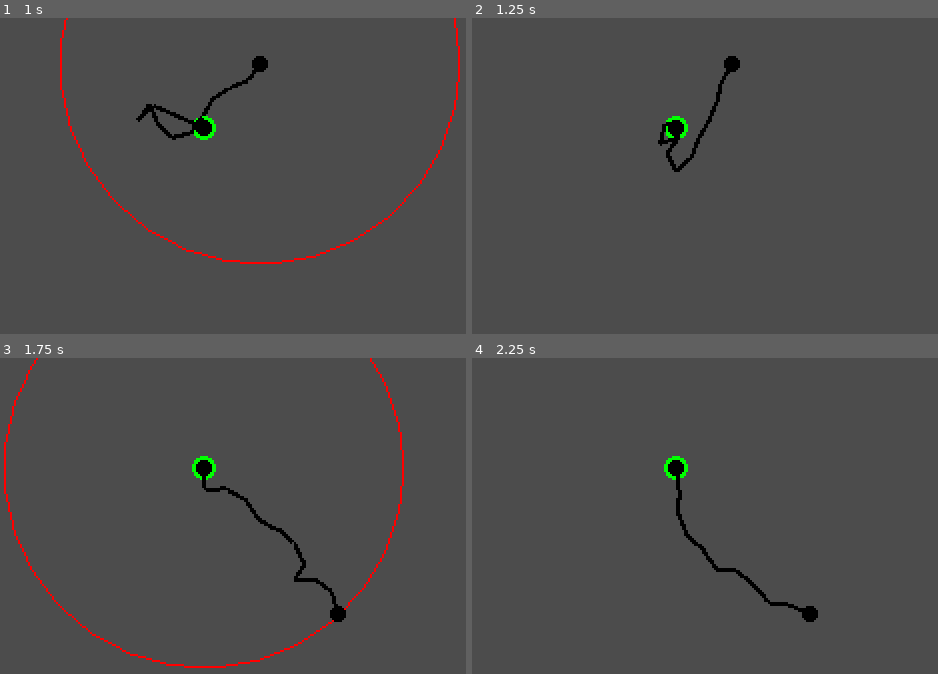
Above: before the commit, frames 1-4 (two rows, left to right).
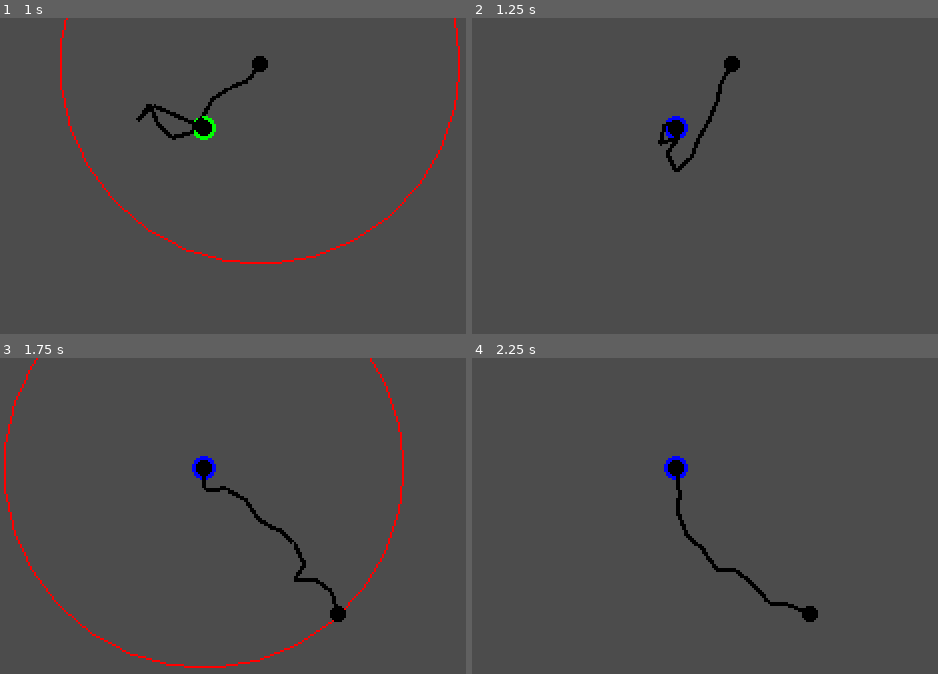
Above: after the commit, the same moments.

Repository: leogeier/faraday-uncaged
Game: Godot game, scene res://scenes/leo_test_scene.tscn
Same seed, same stepped clock (60 frames per second), same inputs: the game is played once before the commit and once after it.
Inputs (mouse positions are in pixels of both pictures, inside the frame that each line leads up to):
- Up to frame 1 (1 s): drag from (60, 65) to (205, 128) at 0.52 s
- Up to frame 2 (1.25 s): no input
- Up to frame 3 (1.75 s): drag from (260, 405) to (358, 639) at 1.27 s
- Up to frame 4 (2.25 s): move the mouse to (outside the picture) at 2.02 s; click (outside the picture) at 2.17 s

Frame 1 is identical in both runs. In frame 2, 0.1% of the frame differs, in the area x 41-47%, y 31-38%; in frame 3, 0.2%, in the area x 41-47%, y 31-39%; in frame 4, 0.2%.

Commit message:
fully implement port

Diff:
--- a/game/scenes/cable/plug.gd
+++ b/game/scenes/cable/plug.gd
@@ -7,6 +7,8 @@
 var is_dragging = false
 var desired_position
 var cable_radius_viz_enabled = false
+var dragged_over_port
+var current_port
 
 signal started_dragging
 signal stopped_dragging
@@ -30,6 +32,23 @@
 	cable_radius_viz_enabled = false
 	update()
 
+func insert_into_port(port):
+	position = port.position
+
+func on_area_entered(area):
+	if !area.is_in_group("port"):
+		return
+
+	dragged_over_port = area.get_port()
+	dragged_over_port.hover_with_plug(self)
+
+func on_area_exited(area):
+	if !area.is_in_group("port"):
+		return
+
+	dragged_over_port.unhover_with_plug(self)
+	dragged_over_port = null
+
 func _draw():
 	if debug_viz and cable_radius_viz_enabled:
 		draw_arc(Vector2.ZERO, cable_length, 0, TAU, 30, Color.red)
@@ -47,9 +66,15 @@
 	if event is InputEventMouseButton and !event.pressed:
 		is_dragging = false
 		emit_signal("stopped_dragging")
+		if dragged_over_port != null:
+			current_port = dragged_over_port
+			current_port.insert_plug(self)
 
 func _input_event(_viewport, event, _shape_idx):
 	if event is InputEventMouseButton and event.button_index == BUTTON_LEFT and event.pressed:
 		is_dragging = true
 		desired_position = position
 		emit_signal("started_dragging")
+		if current_port != null:
+			current_port.remove_plug(self)
+			current_port = null
--- a/game/scenes/cable/plug.tscn
+++ b/game/scenes/cable/plug.tscn
@@ -24,3 +24,6 @@
 
 [node name="CollisionShape2D2" type="CollisionShape2D" parent="Area2D"]
 shape = SubResource( 1 )
+
+[connection signal="area_entered" from="Area2D" to="." method="on_area_entered"]
+[connection signal="area_exited" from="Area2D" to="." method="on_area_exited"]
--- a/game/scenes/port/port.gd
+++ b/game/scenes/port/port.gd
@@ -1,13 +1,15 @@
 extends Node2D
 
-var plug
+func hover_with_plug(_plug):
+	modulate = Color.green
 
-func on_area_entered(area):
-	if !is_used() and area.is_in_group("plug"):
-		modulate = Color.green
+func unhover_with_plug(_plug):
+	modulate = Color.white
 
-func on_area_exited(area):
-	print(area)
+func insert_plug(plug):
+	modulate = Color.blue
+	$RemoteTransform2D.remote_path = plug.get_path()
 
-func is_used():
-	return plug != null
+func remove_plug(_plug):
+	modulate = Color.green
+	$RemoteTransform2D.remote_path = ""
--- a/game/scenes/port/port.tscn
+++ b/game/scenes/port/port.tscn
@@ -1,7 +1,8 @@
-[gd_scene load_steps=4 format=2]
+[gd_scene load_steps=5 format=2]
 
 [ext_resource path="res://scenes/cable/plug.png" type="Texture" id=1]
 [ext_resource path="res://scenes/port/port.gd" type="Script" id=2]
+[ext_resource path="res://scenes/port/port_Area2D.gd" type="Script" id=3]
 
 [sub_resource type="CircleShape2D" id=1]
 radius = 8.0
@@ -13,10 +14,10 @@
 scale = Vector2( 0.6, 0.6 )
 texture = ExtResource( 1 )
 
-[node name="Area2D" type="Area2D" parent="."]
+[node name="Area2D" type="Area2D" parent="." groups=["port"]]
+script = ExtResource( 3 )
 
 [node name="CollisionShape2D" type="CollisionShape2D" parent="Area2D"]
 shape = SubResource( 1 )
 
-[connection signal="area_entered" from="Area2D" to="." method="on_area_entered"]
-[connection signal="area_exited" from="Area2D" to="." method="on_area_exited"]
+[node name="RemoteTransform2D" type="RemoteTransform2D" parent="."]
--- /dev/null
+++ b/game/scenes/port/port_Area2D.gd
@@ -0,0 +1,4 @@
+extends Area2D
+
+func get_port():
+	return $".."
